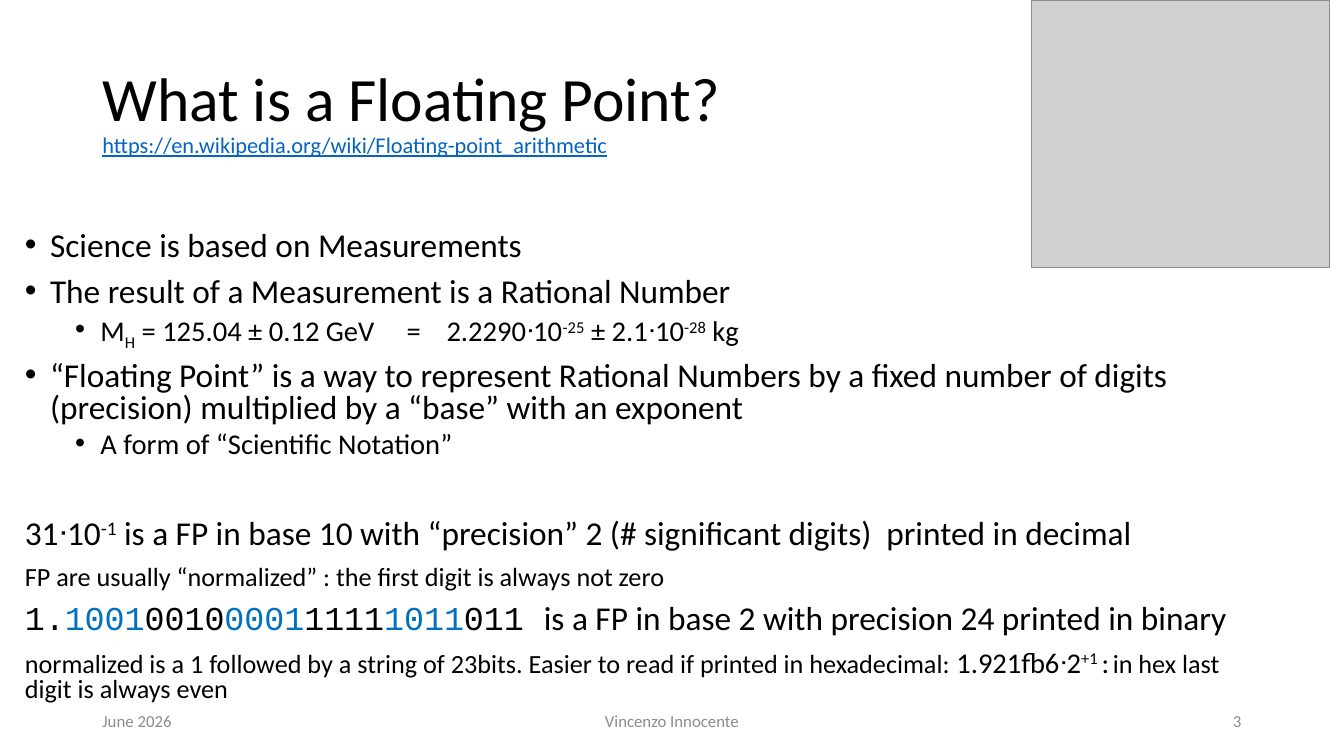
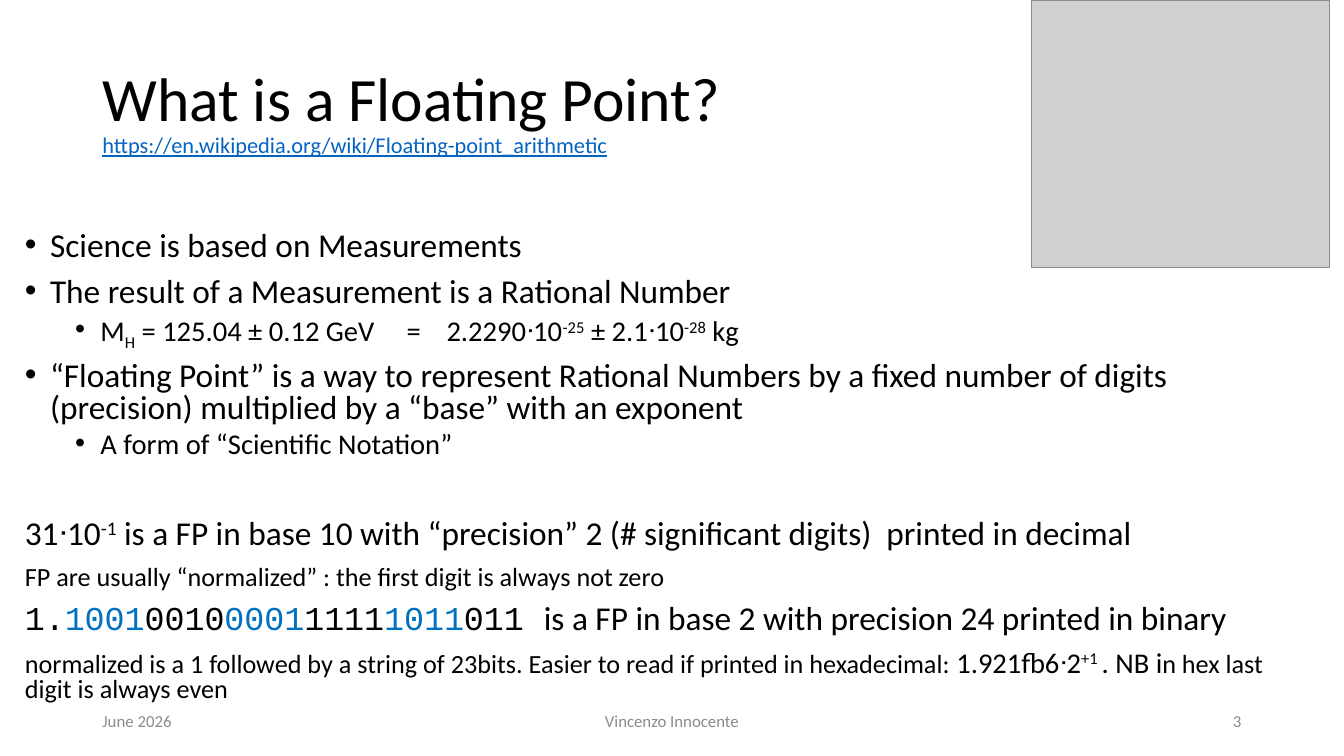
Before and after one commit to VinInn/FPCourse, a slide deck: slide 3 of Slides/FPforScientist.pptx. Drawn at 1344x756 pixels with LibreOffice and Linux fonts; fonts in the diff are those of the drawing; grey boxes stand for pictures. Boxes give left, top, right and bottom in pixels: in the first picture for what was removed or moved away, otherwise in the second. Text is boxed around its words. In the diff, an @@ line names an element or a change of style, - is before the commit and + after.

Commit message:
small

```diff
--- a/Slides/FPforScientist.pptx
+++ b/Slides/FPforScientist.pptx
@@ text at [25,653,1263,703]: text changed @@
-normalized is a 1 followed by a string of 23bits. Easier to read if printed in hexadecimal: 1.921fb6ᐧ2+1 : in hex last digit is always even
+normalized is a 1 followed by a string of 23bits. Easier to read if printed in hexadecimal: 1.921fb6ᐧ2+1 . NB in hex last digit is always even
```
Also in this commit, not shown: 2 other slides changed.
